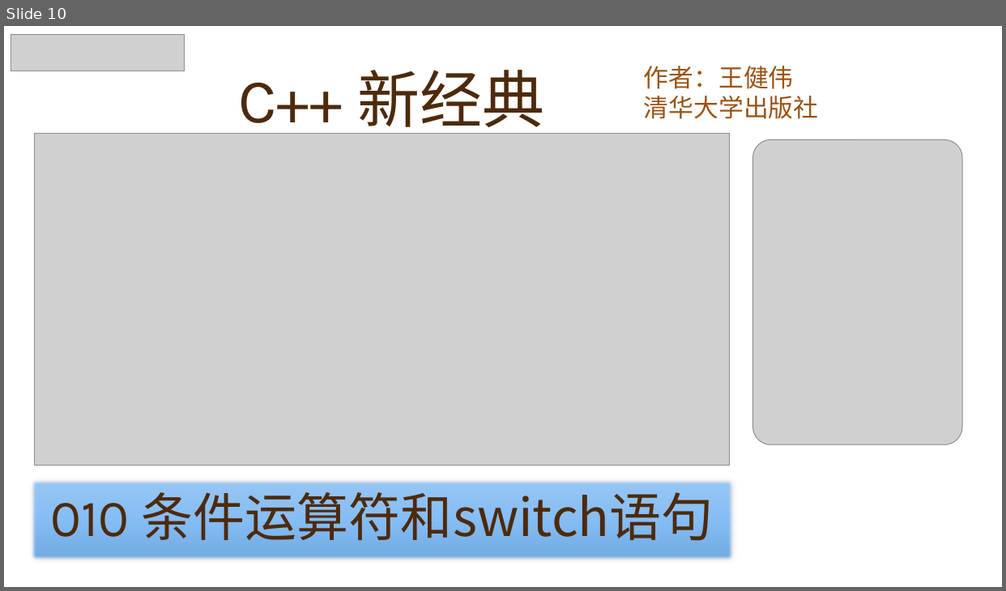
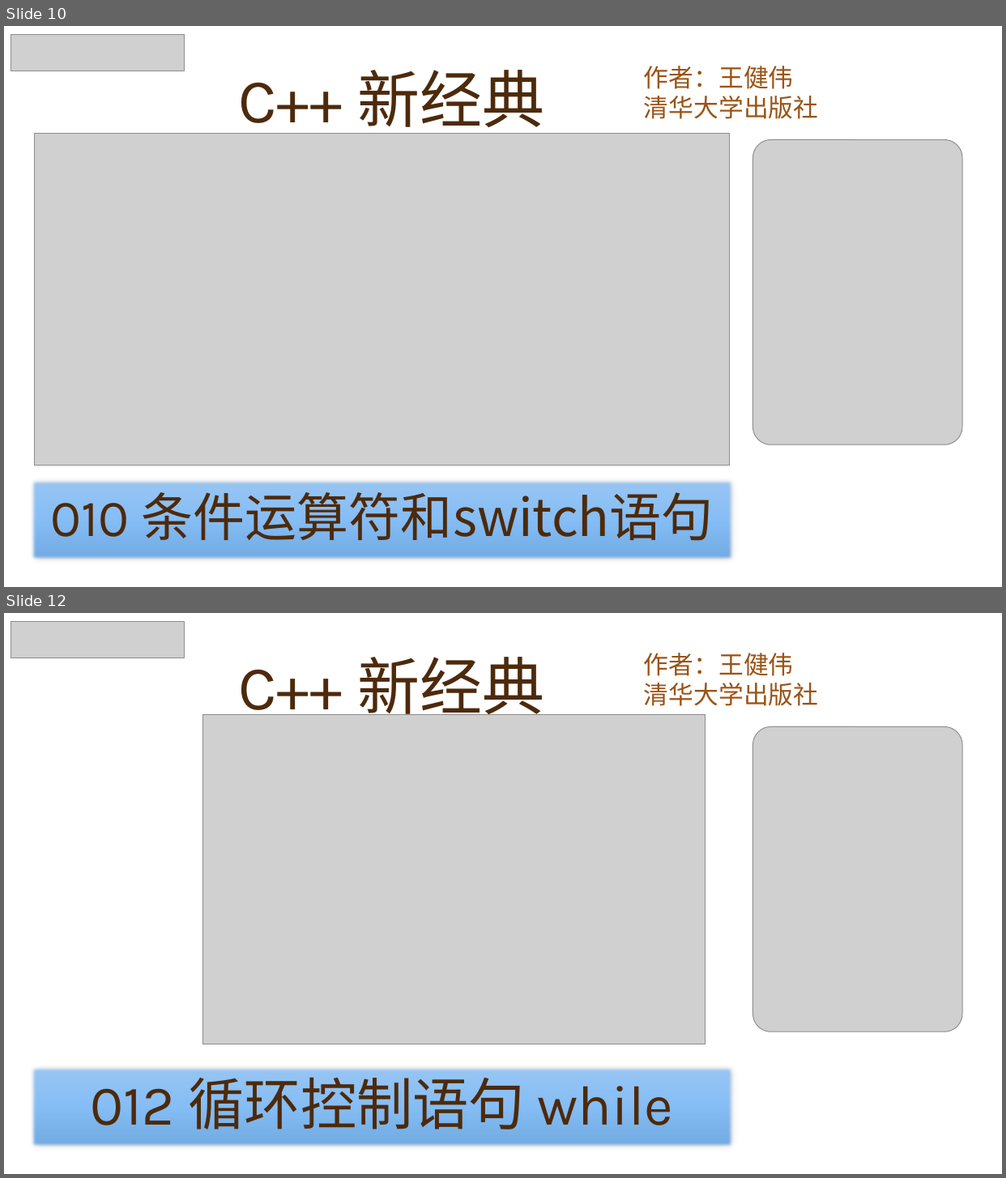
Before and after one commit to yasenstar/learn_cpp, a slide deck: cpp_new/C++ 新经典.pptx. Shown one above the other, each under a label of ours: slide 10 before the commit, slides 10 and 12 after it; the slides between them are not shown. The pictures are 1006x591 and 1006x1178 pixels, drawn with LibreOffice and Linux fonts; fonts in the diff are those of the drawing; grey boxes stand for pictures; background and template pictures are left out. Boxes give left, top, right and bottom in pixels: in the first picture for what was removed or moved away, otherwise in the second. Text is boxed around its words. In the diff, an @@ line names an element or a change of style, - is before the commit and + after.

```diff
--- a/cpp_new/C++ 新经典.pptx
+++ b/cpp_new/C++ 新经典.pptx
@@ slide 12 added at (4, 613, 1002, 1174), background picture (left out) @@
@@ picture added at (10, 621, 185, 658) @@
@@ title added at (239, 657, 544, 726), 60 pt, text #4D2A0B @@
+C++ 新经典
@@ subtitle added at (644, 653, 819, 706), 24 pt, text #9A5315 @@
+作者：王健伟
+清华大学出版社
@@ picture added at (202, 715, 705, 1044) @@
@@ picture added at (753, 726, 963, 1033) @@
@@ rectangle added at (31, 1066, 734, 1148), fill gradient #9AC6F4 to #86BEF6 to #70A9E1, 54 pt, text #4D2A0B @@
+012 循环控制语句 while
```
Also in this commit, not shown: 3 slides changed, 2 other files.
